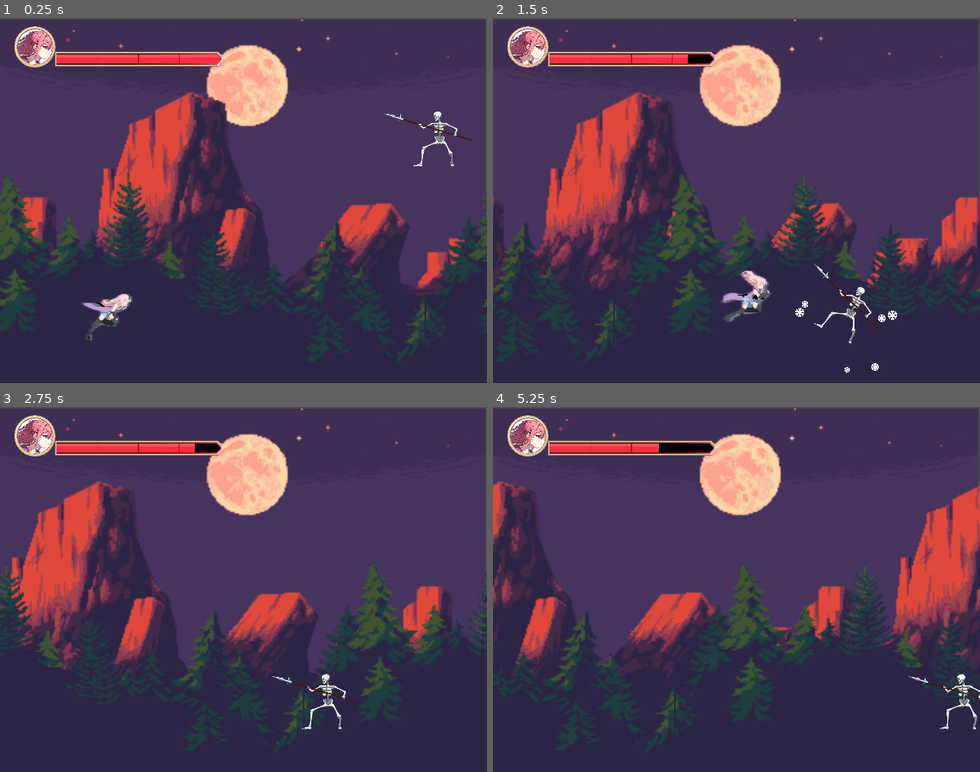
Above: before the commit, frames 1-4 (two rows, left to right).
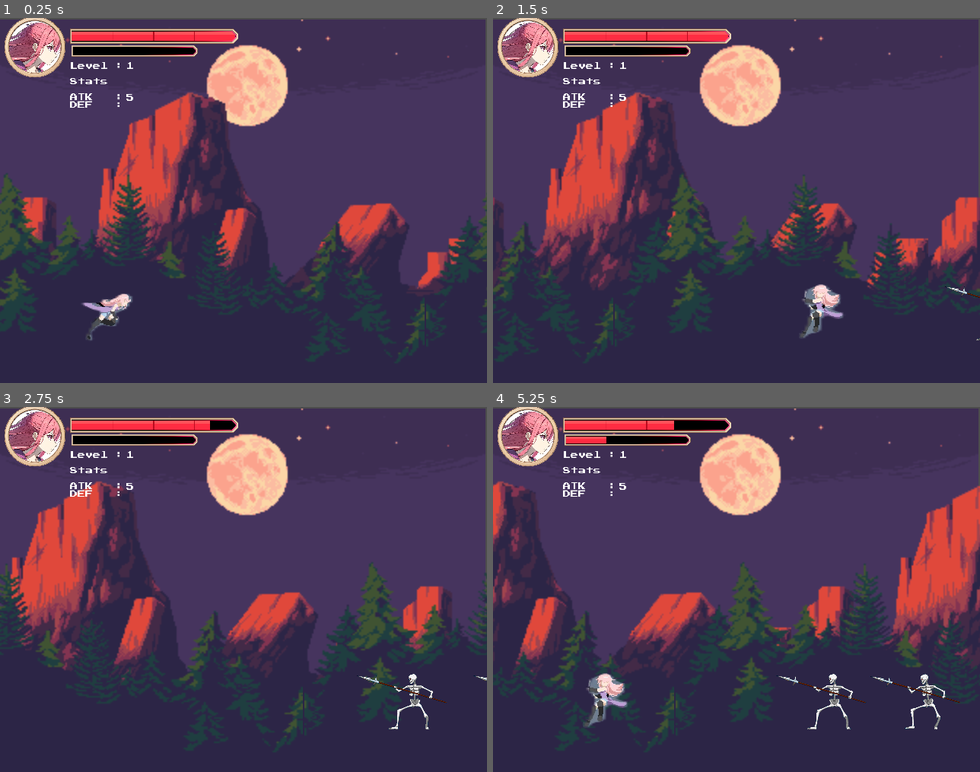
Above: after the commit, the same moments.

Repository: jemmyperez28/Killa
Game: Godot game, scene res://Scenes/level_1.tscn
Two runs of this game, one before a commit and one after it. Both use one fixed random seed, a clock stepped at 60 frames per second and the inputs below.
Inputs:
- Up to frame 1 (0.25 s): no input
- Up to frame 2 (1.5 s): hold Right (ui_right) from 0.53 s (still down); tap J (attack) at 0.6, 1.35 s; tap Up (ui_up) at 0.77 s
- Up to frame 3 (2.75 s): tap Up (ui_up) at 1.52 s; release Right (ui_right) at 2.03 s; hold Left (ui_left) from 2.03 s (still down); tap J (attack) at 2.1 s
- Up to frame 4 (5.25 s): release Left (ui_left) at 2.78 s; hold Right (ui_right) 2.78-4.28 s; tap J (attack) every 0.75 s from 2.85 to 5.1 s; tap Up (ui_up) at 3.02, 3.77, 4.52 s; hold Left (ui_left) 4.28-5.03 s; hold Right (ui_right) from 5.03 s (still down)

The runs differ from the first frame. In frame 1, 5.2% of the frame differs, in the area x 0-97%, y 0-41%; in frame 2, 6.6%, in the area x 0-100%, y 0-98%; in frame 3, 5.5%; in frame 4, 6.5%.

Commit message:
Añadidos Barra de EXP , stats y logica de niveles

Diff:
--- a/Scenes/level_1.tscn
+++ b/Scenes/level_1.tscn
@@ -1,8 +1,7 @@
-[gd_scene load_steps=6 format=3 uid="uid://d2xuvmt3qc58p"]
+[gd_scene load_steps=5 format=3 uid="uid://d2xuvmt3qc58p"]
 
 [ext_resource type="PackedScene" uid="uid://d0tn51esbly0g" path="res://Scenes/Background.tscn" id="1_0t5bx"]
 [ext_resource type="PackedScene" uid="uid://bpwd8fdh01307" path="res://Scenes/player_test.tscn" id="2_rtoe6"]
-[ext_resource type="PackedScene" uid="uid://bf1m0d3im0jl0" path="res://Scenes/Enemy1.tscn" id="3_ogtev"]
 [ext_resource type="PackedScene" uid="uid://hgh8ckqtdhfh" path="res://Scenes/spawn_enemy.tscn" id="4_movyg"]
 
 [sub_resource type="WorldBoundaryShape2D" id="WorldBoundaryShape2D_b7417"]
@@ -21,8 +20,5 @@
 [node name="CollisionShape2D" type="CollisionShape2D" parent="StaticBody2D"]
 shape = SubResource("WorldBoundaryShape2D_b7417")
 
-[node name="Enemy3" parent="." instance=ExtResource("3_ogtev")]
-position = Vector2(300, 41)
-
 [node name="SpawnEnemy" parent="." instance=ExtResource("4_movyg")]
-position = Vector2(200, 3)
+position = Vector2(38, 46)
--- a/Scenes/player_test.tscn
+++ b/Scenes/player_test.tscn
@@ -1,13 +1,14 @@
-[gd_scene load_steps=19 format=3 uid="uid://bpwd8fdh01307"]
+[gd_scene load_steps=20 format=3 uid="uid://bpwd8fdh01307"]
 
 [ext_resource type="Script" path="res://Scripts/player_test.gd" id="1_lk18g"]
 [ext_resource type="Texture2D" uid="uid://dtcsuvolfdmus" path="res://assets/sprite_sheets/char_1_no_back_ground_fix.png" id="2_bw24s"]
 [ext_resource type="Texture2D" uid="uid://jxa8fb6j6qip" path="res://assets/images/profile_player1-2.png" id="3_yoqkn"]
-[ext_resource type="Script" path="res://Scripts/health_bar_player_1.gd" id="4_7ed7i"]
 [ext_resource type="Texture2D" uid="uid://cw0eqnsuebrkf" path="res://assets/images/barra_fondo2.png" id="5_rprva"]
 [ext_resource type="Texture2D" uid="uid://bpk7q3bdr10tv" path="res://assets/images/barra_mascara2.png" id="6_45eft"]
 [ext_resource type="Texture2D" uid="uid://bopejjwmx53wg" path="res://assets/images/relleno2.png" id="7_8gbaf"]
 [ext_resource type="Script" path="res://Scripts/texture_progress_bar_player1.gd" id="7_n7t0n"]
+[ext_resource type="Script" path="res://Scripts/LevelBar.gd" id="9_678yv"]
+[ext_resource type="FontVariation" uid="uid://dxds3j1tnfgsu" path="res://resources/PressStart.tres" id="9_brl7l"]
 
 [sub_resource type="Animation" id="Animation_ux0jw"]
 length = 0.001
@@ -205,24 +206,14 @@
 
 [node name="Sprite2D" type="Sprite2D" parent="CanvasLayer"]
 position = Vector2(23, 19)
-scale = Vector2(0.0607942, 0.0607942)
+scale = Vector2(0.09, 0.09)
 texture = ExtResource("3_yoqkn")
 
-[node name="ProgressBar" type="ProgressBar" parent="CanvasLayer" node_paths=PackedStringArray("player")]
-visible = false
-offset_left = 37.0
-offset_top = 2.0
-offset_right = 108.0
-offset_bottom = 29.0
-value = 100.0
-script = ExtResource("4_7ed7i")
-player = NodePath("../..")
-
 [node name="TextureProgressBar" type="TextureProgressBar" parent="CanvasLayer" node_paths=PackedStringArray("player")]
-offset_left = 36.0
-offset_top = 22.0
-offset_right = 2801.0
-offset_bottom = 255.0
+offset_left = 46.0
+offset_top = 7.0
+offset_right = 2811.0
+offset_bottom = 240.0
 scale = Vector2(0.04, 0.04)
 texture_under = ExtResource("5_rprva")
 texture_over = ExtResource("6_45eft")
@@ -230,6 +221,52 @@
 script = ExtResource("7_n7t0n")
 player = NodePath("../..")
 
+[node name="Label_level" type="Label" parent="CanvasLayer"]
+offset_left = 46.0
+offset_top = 29.0
+offset_right = 766.0
+offset_bottom = 549.0
+scale = Vector2(0.05, 0.05)
+theme_override_fonts/font = ExtResource("9_brl7l")
+theme_override_font_sizes/font_size = 100
+text = "Level :
+
+Stats
+
+ATK   :
+DEF   :
+"
+
+[node name="level" type="Label" parent="CanvasLayer"]
+offset_left = 83.0
+offset_top = 29.0
+offset_right = 233.0
+offset_bottom = 179.0
+scale = Vector2(0.05, 0.05)
+theme_override_font_sizes/font_size = 100
+text = "0"
+
+[node name="basic_damage" type="Label" parent="CanvasLayer"]
+offset_left = 83.0
+offset_top = 50.0
+offset_right = 233.0
+offset_bottom = 200.0
+scale = Vector2(0.05, 0.05)
+theme_override_font_sizes/font_size = 100
+text = "0"
+
+[node name="LevelBar" type="TextureProgressBar" parent="CanvasLayer" node_paths=PackedStringArray("player")]
+offset_left = 47.0
+offset_top = 18.0
+offset_right = 2812.0
+offset_bottom = 251.0
+scale = Vector2(0.03, 0.03)
+texture_under = ExtResource("5_rprva")
+texture_over = ExtResource("6_45eft")
+texture_progress = ExtResource("7_8gbaf")
+script = ExtResource("9_678yv")
+player = NodePath("../..")
+
 [connection signal="animation_finished" from="Sprite2D/AnimationPlayer" to="." method="_on_animation_player_animation_finished"]
 [connection signal="area_entered" from="HitBox" to="." method="_on_hit_box_area_entered"]
 [connection signal="timeout" from="HitTimer" to="." method="_on_hit_timer_timeout"]
--- a/Scripts/Enemy1.gd
+++ b/Scripts/Enemy1.gd
@@ -5,8 +5,9 @@
 # Get the gravity from the project settings to be synced with RigidBody nodes.
 var gravity = ProjectSettings.get_setting("physics/2d/default_gravity")
 var speed = 3000
-var hp = 15
+var hp = 10
 var damage = 5
+var give_exp = 10
 var on_hit_bool = false
 
 func _ready():
@@ -15,17 +16,20 @@
 func _physics_process(delta):
 	velocity.x = -speed * delta
 	velocity.y += gravity * delta
-	if hp <= 0:
-		destroy()
+
 	move_and_slide()
 
-func on_hit(dmg):
+func on_hit(dmg, player_node):
 	if on_hit_bool == false:
 		on_hit_bool = true
 		speed = 0
 		emit_particles()
 		animation.play("hit")
 		hp -= dmg
+		if hp <= 0:
+			if player_node.has_method("get_exp"):
+				player_node.call("get_exp", give_exp)
+			destroy()
 
 func destroy():
 	queue_free()
--- /dev/null
+++ b/Scripts/LevelBar.gd
@@ -0,0 +1,25 @@
+extends TextureProgressBar
+
+@export var player : Node
+var a : int
+# Called when the node enters the scene tree for the first time.
+func _ready():
+	#print(player.cambio_vida)
+	#player.cambio_vida.connect(update)
+	#player.set_exp.connect(update)
+	player.connect("set_exp", Callable(self, "_update_exp"))
+	_update_exp(player.current_exp, player.cap_level)
+	#set_exp.emit(current_exp, cap_level)
+
+func _update_exp(current_exp: int, cap_level: int):
+	#print(player.current_exp)
+	#value = current_exp * 100 / cap_level
+	print("CURRENT EXP")
+	print(current_exp)
+	print("CAP LEVEL")
+	print(cap_level)
+	value = current_exp * 100 / cap_level
+
+
+	#print("ENTRE")
+	#print(value)
--- a/Scripts/health_bar_player_1.gd
+++ b/Scripts/health_bar_player_1.gd
@@ -9,7 +9,7 @@
 	update()
 
 func update():
-	print(player.hp)
+	#print(player.hp)
 	value = player.hp * 100 / player.maxHealth
 
 	#value = player.hp * 100 / player.maxHealth
--- a/Scripts/player_test.gd
+++ b/Scripts/player_test.gd
@@ -2,20 +2,33 @@
 
 enum State { IDLE, RUN, JUMP, ATTACK, HIT }
 var current_state := State.IDLE
+#Init Values
 const SPEED = 450.0
 const JUMP_VELOCITY = -250.0
-var sword_damage = 5
+var invulnerable = false
+var hitted = false
+#Affected by level values
+@export var exp_increment_factor = 1.5
+@export var level_player = 1
+@export var sword_damage = 5
 @export var maxHealth = 30
+@export var cap_level = 30
+@export var current_exp = 0
 @onready var hp = maxHealth
+#Initialize instances
 @onready var hitTimer = $HitTimer
 @onready var blinkTimer = $BlinkTimer
 @onready var playerHurtBox = $HurtBox
 @onready var sprite = $Sprite2D
-var invulnerable = false
-var hitted = false
+@onready var label_level = $CanvasLayer/level
+@onready var label_basic_damage = $CanvasLayer/basic_damage
+#Signials
 signal cambio_vida(valor)
+signal set_exp(current_exp,cap_level)
 
+#Levels multiplicators
 
+#State Animations
 var state_animations = {
 	State.IDLE: "run",
 	State.RUN: "run",
@@ -24,14 +37,18 @@
 	State.HIT: "hit"
 }
 
+#Check current level for
 
 func _ready():
+	label_level.text = str(level_player)
+	label_basic_damage.text = str(sword_damage)
 	current_state = State.IDLE
 	cambio_vida.emit()
+	set_exp.emit(current_exp, cap_level)
 
 func _physics_process(delta):
+
 	# Gravity
-
 	var gravity = ProjectSettings.get_setting("physics/2d/default_gravity")
 	velocity.y += gravity * delta
 
@@ -76,6 +93,7 @@
 				$Sprite2D/AnimationPlayer.play(anim_name)
 		else:
 			$Sprite2D/AnimationPlayer.play(animation_to_play)
+	#print(current_exp)
 	move_and_slide()
 	#print("monitoring: ", playerHurtBox.monitoring)
 	#print(invulnerable)
@@ -94,10 +112,10 @@
 		else:
 			current_state = State.JUMP
 func _on_hit_box_area_entered(area):
-	print("entro en contacto con" +str(area))
+	#print("entro en contacto con" +str(area))
 	var enemy = area.get_parent()
 	if enemy.has_method("on_hit"):
-		enemy.call("on_hit", sword_damage)
+		enemy.call("on_hit", sword_damage, self)
 
 func on_hit(dmg):
 	if not hitted and not invulnerable:
@@ -122,9 +140,22 @@
 	blinkTimer.stop()
 	sprite.show()
 
-
 func _on_blink_timer_timeout():
 	if sprite.visible:
 		sprite.hide()
 	else:
 		sprite.show()
+
+func get_exp(exp):
+	current_exp += exp
+	if current_exp > cap_level:
+		level_up()
+	set_exp.emit(current_exp, cap_level)
+
+func level_up():
+	level_player = level_player + 1
+	sword_damage = sword_damage + 3
+	current_exp = current_exp - cap_level
+	cap_level = int(cap_level * exp_increment_factor)  # Incrementa el cap_level exponencialmente
+	label_level.text = str(level_player)
+	label_basic_damage.text = str(sword_damage)
--- a/Scripts/texture_progress_bar_player1.gd
+++ b/Scripts/texture_progress_bar_player1.gd
@@ -4,8 +4,8 @@
 var a : int
 # Called when the node enters the scene tree for the first time.
 func _ready():
-	player.hp = 99
-	print(player.cambio_vida)
+	player.hp = 0
+	#print(player.cambio_vida)
 	player.cambio_vida.connect(update)
 	update()
 
--- a/project.godot
+++ b/project.godot
@@ -23,6 +23,10 @@
 window/size/window_height_override=720
 window/stretch/mode="canvas_items"
 
+[gui]
+
+theme/custom_font="res://resources/PressStart.tres"
+
 [input]
 
 attack={
--- /dev/null
+++ b/resources/PressStart.tres
@@ -0,0 +1,9 @@
+[gd_resource type="FontVariation" load_steps=2 format=3 uid="uid://dxds3j1tnfgsu"]
+
+[ext_resource type="FontFile" uid="uid://yhlpj0tukiaj" path="res://Fonts/PressStart2P.ttf" id="1_ijcaa"]
+
+[resource]
+base_font = ExtResource("1_ijcaa")
+opentype_features = {
+1667329140: 0
+}
Binary file added: Fonts/PressStart2P.ttf
Not shown, added: Fonts/PressStart2P.ttf.import
